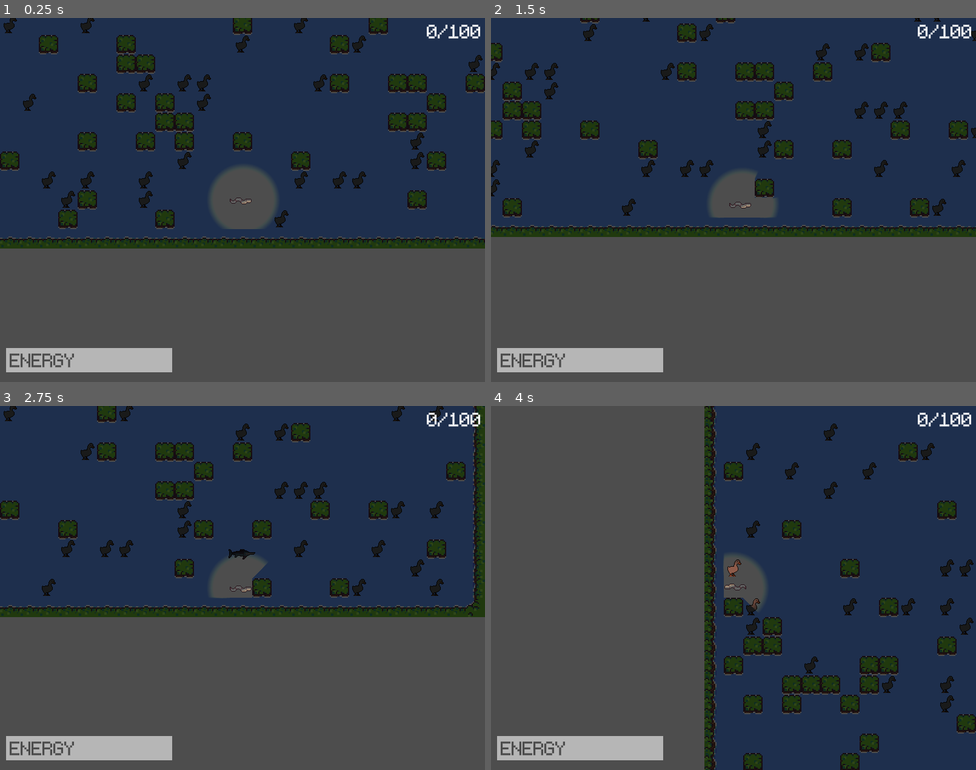
Above: before the commit, frames 1-4 (two rows, left to right).
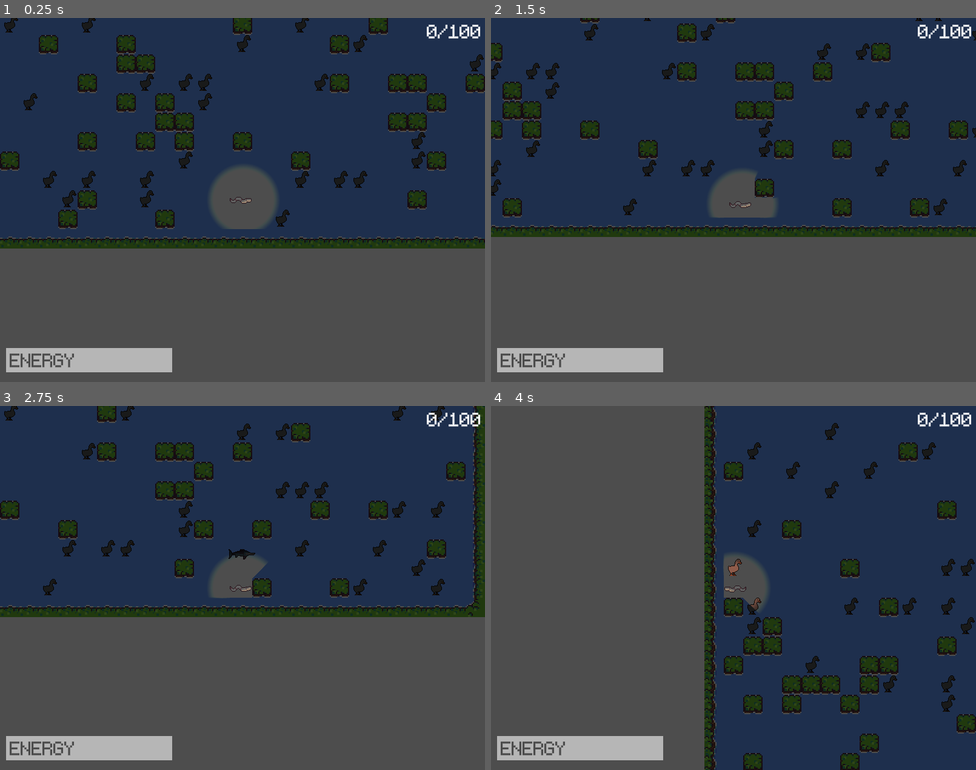
Above: after the commit, the same moments.

Repository: Tyler4Jacobson/JUNE26-GAME-JAM
Game: Godot game, scene res://scenes/game.tscn
Same seed, same stepped clock (60 frames per second), same inputs: the game is played once before the commit and once after it.
Inputs:
- Up to frame 1 (0.25 s): no input
- Up to frame 2 (1.5 s): tap Enter (ui_accept) at 0.5, 0.77, 0.8, 1.07, 1.35 s; hold Right (ui_right) 0.53-1.28 s; hold Shift 0.53-1.28 s; hold Down (ui_down) from 1.28 s (still down)
- Up to frame 3 (2.75 s): tap Enter (ui_accept) at 1.52, 1.82, 2.3 s; tap Shift at 1.55 s; release Down (ui_down) at 2.03 s; hold Right (ui_right) from 2.03 s (still down); hold Shift from 2.03 s (still down)
- Up to frame 4 (4 s): release Right (ui_right) at 2.78 s; release Shift at 2.78 s; hold Up (ui_up) 2.78-3.53 s; tap Shift at 2.85 s; tap Enter (ui_accept) at 3.02, 3.32 s; hold Left (ui_left) from 3.53 s (still down); hold Enter (ui_accept) from 3.53 s (still down)

The runs differ from the first frame. In frame 1, 0.7% of the frame differs, in the area x 0-100%, y 0-58%; in frame 2, 0.7%, in the area x 0-100%, y 0-55%; in frame 3, 0.7%; in frame 4, 0.6%.

Commit message:
added animations and a bit of cleanup

Diff:
--- a/scenes/coin.tscn
+++ /dev/null
@@ -1,29 +0,0 @@
-[gd_scene format=3 uid="uid://dvjkburcx7lss"]
-
-[ext_resource type="Script" uid="uid://87d4v70m7scj" path="res://scripts/coin.gd" id="1_i64fm"]
-[ext_resource type="Texture2D" uid="uid://drgo603wwx1u0" path="res://assets/art/goose.png" id="2_i64fm"]
-
-[sub_resource type="AtlasTexture" id="AtlasTexture_11l1o"]
-atlas = ExtResource("2_i64fm")
-region = Rect2(19, 0, 29, 38)
-
-[sub_resource type="CanvasItemMaterial" id="CanvasItemMaterial_i64fm"]
-light_mode = 2
-
-[sub_resource type="RectangleShape2D" id="RectangleShape2D_i64fm"]
-size = Vector2(8, 8)
-
-[node name="Coin" type="Area2D" unique_id=377994511]
-collision_mask = 2
-script = ExtResource("1_i64fm")
-
-[node name="Sprite2D" type="Sprite2D" parent="." unique_id=1751749721]
-texture_filter = 1
-scale = Vector2(0.5, 0.5)
-texture = SubResource("AtlasTexture_11l1o")
-
-[node name="CollisionShape2D" type="CollisionShape2D" parent="." unique_id=2040189817]
-material = SubResource("CanvasItemMaterial_i64fm")
-shape = SubResource("RectangleShape2D_i64fm")
-
-[connection signal="body_entered" from="." to="." method="_on_body_entered"]
--- a/scenes/enemy.tscn
+++ b/scenes/enemy.tscn
@@ -7,9 +7,41 @@
 [sub_resource type="CanvasItemMaterial" id="CanvasItemMaterial_4ra3w"]
 light_mode = 2
 
-[sub_resource type="AtlasTexture" id="AtlasTexture_5uy6h"]
+[sub_resource type="AtlasTexture" id="AtlasTexture_4ra3w"]
 atlas = ExtResource("2_4ra3w")
-region = Rect2(0, 0, 48, 0)
+region = Rect2(0, 0, 48, 48)
+
+[sub_resource type="AtlasTexture" id="AtlasTexture_c4w8v"]
+atlas = ExtResource("2_4ra3w")
+region = Rect2(48, 0, 48, 48)
+
+[sub_resource type="AtlasTexture" id="AtlasTexture_xwavj"]
+atlas = ExtResource("2_4ra3w")
+region = Rect2(96, 0, 48, 48)
+
+[sub_resource type="AtlasTexture" id="AtlasTexture_nenq2"]
+atlas = ExtResource("2_4ra3w")
+region = Rect2(144, 0, 48, 48)
+
+[sub_resource type="SpriteFrames" id="SpriteFrames_md484"]
+animations = [{
+"frames": [{
+"duration": 1.0,
+"texture": SubResource("AtlasTexture_4ra3w")
+}, {
+"duration": 1.0,
+"texture": SubResource("AtlasTexture_c4w8v")
+}, {
+"duration": 1.0,
+"texture": SubResource("AtlasTexture_xwavj")
+}, {
+"duration": 1.0,
+"texture": SubResource("AtlasTexture_nenq2")
+}],
+"loop": true,
+"name": &"default",
+"speed": 10.0
+}]
 
 [sub_resource type="Gradient" id="Gradient_g2els"]
 offsets = PackedFloat32Array(0, 0.23728813, 0.44067797)
@@ -35,14 +67,15 @@
 collision_mask = 2
 script = ExtResource("1_md0e3")
 
-[node name="Sprite2D" type="Sprite2D" parent="." unique_id=897099604]
+[node name="AnimatedSprite2D" type="AnimatedSprite2D" parent="." unique_id=1148171354]
 visibility_layer = 512
 texture_filter = 1
 use_parent_material = true
 scale = Vector2(0.5, 0.5)
-texture = SubResource("AtlasTexture_5uy6h")
+sprite_frames = SubResource("SpriteFrames_md484")
+autoplay = "default"
 
-[node name="PointLight2D" type="PointLight2D" parent="Sprite2D" unique_id=2080079418]
+[node name="PointLight2D" type="PointLight2D" parent="AnimatedSprite2D" unique_id=2132324865]
 visible = false
 enabled = false
 color = Color(1, 0.35686275, 0.1764706, 1)
--- /dev/null
+++ b/scenes/goose.tscn
@@ -0,0 +1,51 @@
+[gd_scene format=3 uid="uid://dvjkburcx7lss"]
+
+[ext_resource type="Script" uid="uid://dlhpuvtcx6l5h" path="res://scripts/goose.gd" id="1_wf0t2"]
+[ext_resource type="Texture2D" uid="uid://drgo603wwx1u0" path="res://assets/art/goose.png" id="2_g7ad0"]
+
+[sub_resource type="AtlasTexture" id="AtlasTexture_wf0t2"]
+atlas = ExtResource("2_g7ad0")
+region = Rect2(0, 0, 64, 64)
+
+[sub_resource type="AtlasTexture" id="AtlasTexture_g7ad0"]
+atlas = ExtResource("2_g7ad0")
+region = Rect2(64, 0, 64, 64)
+
+[sub_resource type="SpriteFrames" id="SpriteFrames_rsotj"]
+animations = [{
+"frames": [{
+"duration": 1.0,
+"texture": SubResource("AtlasTexture_wf0t2")
+}, {
+"duration": 1.0,
+"texture": SubResource("AtlasTexture_g7ad0")
+}],
+"loop": true,
+"name": &"default",
+"speed": 10.0
+}]
+
+[sub_resource type="CanvasItemMaterial" id="CanvasItemMaterial_i64fm"]
+light_mode = 2
+
+[sub_resource type="RectangleShape2D" id="RectangleShape2D_i64fm"]
+size = Vector2(8, 8)
+
+[node name="Goose" type="Area2D" unique_id=377994511]
+collision_mask = 2
+script = ExtResource("1_wf0t2")
+
+[node name="AnimatedSprite2D" type="AnimatedSprite2D" parent="." unique_id=1923127763]
+texture_filter = 1
+position = Vector2(0, 6)
+scale = Vector2(0.5, 0.5)
+sprite_frames = SubResource("SpriteFrames_rsotj")
+autoplay = "default"
+frame = 1
+frame_progress = 1.0
+
+[node name="CollisionShape2D" type="CollisionShape2D" parent="." unique_id=2040189817]
+material = SubResource("CanvasItemMaterial_i64fm")
+shape = SubResource("RectangleShape2D_i64fm")
+
+[connection signal="body_entered" from="." to="." method="_on_body_entered"]
--- a/scenes/player.tscn
+++ b/scenes/player.tscn
@@ -2,11 +2,91 @@
 
 [ext_resource type="Script" uid="uid://cu3b5xwm1ic26" path="res://scripts/player.gd" id="1_s027a"]
 [ext_resource type="Texture2D" uid="uid://bqbtnth3bvey3" path="res://assets/art/eel.png" id="2_g2els"]
+[ext_resource type="Texture2D" uid="uid://dekafm4ycin08" path="res://assets/art/stun.png" id="3_dqkch"]
 [ext_resource type="FontFile" uid="uid://bib6ecw518x3t" path="res://assets/monogram-extended.ttf" id="3_qhqgy"]
 
 [sub_resource type="AtlasTexture" id="AtlasTexture_qhqgy"]
 atlas = ExtResource("2_g2els")
-region = Rect2(0, 0, 48, 0)
+region = Rect2(0, 0, 48, 48)
+
+[sub_resource type="AtlasTexture" id="AtlasTexture_dqkch"]
+atlas = ExtResource("2_g2els")
+region = Rect2(48, 0, 48, 48)
+
+[sub_resource type="AtlasTexture" id="AtlasTexture_qlg0r"]
+atlas = ExtResource("2_g2els")
+region = Rect2(96, 0, 48, 48)
+
+[sub_resource type="AtlasTexture" id="AtlasTexture_tuyoq"]
+atlas = ExtResource("2_g2els")
+region = Rect2(144, 0, 48, 48)
+
+[sub_resource type="AtlasTexture" id="AtlasTexture_fjrip"]
+atlas = ExtResource("3_dqkch")
+region = Rect2(0, 0, 48, 48)
+
+[sub_resource type="AtlasTexture" id="AtlasTexture_smehm"]
+atlas = ExtResource("3_dqkch")
+region = Rect2(48, 0, 48, 48)
+
+[sub_resource type="AtlasTexture" id="AtlasTexture_ur7pv"]
+atlas = ExtResource("3_dqkch")
+region = Rect2(96, 0, 48, 48)
+
+[sub_resource type="AtlasTexture" id="AtlasTexture_y4r1p"]
+atlas = ExtResource("3_dqkch")
+region = Rect2(144, 0, 48, 48)
+
+[sub_resource type="AtlasTexture" id="AtlasTexture_d2wvv"]
+atlas = ExtResource("3_dqkch")
+region = Rect2(192, 0, 48, 48)
+
+[sub_resource type="AtlasTexture" id="AtlasTexture_3v2ag"]
+atlas = ExtResource("3_dqkch")
+region = Rect2(240, 0, 48, 48)
+
+[sub_resource type="SpriteFrames" id="SpriteFrames_fjrip"]
+animations = [{
+"frames": [{
+"duration": 1.0,
+"texture": SubResource("AtlasTexture_qhqgy")
+}, {
+"duration": 1.0,
+"texture": SubResource("AtlasTexture_dqkch")
+}, {
+"duration": 1.0,
+"texture": SubResource("AtlasTexture_qlg0r")
+}, {
+"duration": 1.0,
+"texture": SubResource("AtlasTexture_tuyoq")
+}],
+"loop": true,
+"name": &"idle",
+"speed": 10.0
+}, {
+"frames": [{
+"duration": 1.0,
+"texture": SubResource("AtlasTexture_fjrip")
+}, {
+"duration": 1.0,
+"texture": SubResource("AtlasTexture_smehm")
+}, {
+"duration": 1.0,
+"texture": SubResource("AtlasTexture_ur7pv")
+}, {
+"duration": 1.0,
+"texture": SubResource("AtlasTexture_y4r1p")
+}, {
+"duration": 1.0,
+"texture": SubResource("AtlasTexture_d2wvv")
+}, {
+"duration": 1.0,
+"texture": SubResource("AtlasTexture_3v2ag")
+}],
+"loop": false,
+"name": &"stun",
+"speed": 10.0
+}]
 
 [sub_resource type="CanvasItemMaterial" id="CanvasItemMaterial_g2els"]
 light_mode = 2
@@ -44,17 +124,19 @@
 collision_layer = 3
 script = ExtResource("1_s027a")
 
-[node name="Sprite2D" type="Sprite2D" parent="." unique_id=897099604]
+[node name="AnimatedSprite2D" type="AnimatedSprite2D" parent="." unique_id=916664581]
 light_mask = 0
+z_index = 1
 texture_filter = 1
 scale = Vector2(0.5, 0.5)
-texture = SubResource("AtlasTexture_qhqgy")
-
-[node name="PointLight2D" type="PointLight2D" parent="Sprite2D" unique_id=2080079418]
+sprite_frames = SubResource("SpriteFrames_fjrip")
+animation = &"idle"
+autoplay = "idle"
+
+[node name="PointLight2D" type="PointLight2D" parent="AnimatedSprite2D" unique_id=2080079418]
 light_mask = 513
 visibility_layer = 513
 material = SubResource("CanvasItemMaterial_g2els")
-scale = Vector2(2, 2)
 energy = 5.0
 shadow_enabled = true
 shadow_color = Color(0, 0, 0, 1)
--- a/scenes/playground.tscn
+++ b/scenes/playground.tscn
@@ -3,7 +3,7 @@
 [ext_resource type="Texture2D" uid="uid://ql6py4k1qe7r" path="res://assets/art/tiles_atlas.png" id="1_kddj0"]
 [ext_resource type="PackedScene" uid="uid://ct67ejvdimnl5" path="res://scenes/player.tscn" id="2_q8s1k"]
 [ext_resource type="PackedScene" uid="uid://biumn8qgadcdv" path="res://scenes/enemy.tscn" id="3_mm0a5"]
-[ext_resource type="PackedScene" uid="uid://dvjkburcx7lss" path="res://scenes/coin.tscn" id="4_mm0a5"]
+[ext_resource type="PackedScene" uid="uid://dvjkburcx7lss" path="res://scenes/goose.tscn" id="4_mm0a5"]
 [ext_resource type="Texture2D" uid="uid://cud74ci86w2nr" path="res://assets/art/topdown.png" id="4_q8s1k"]
 
 [sub_resource type="CanvasItemMaterial" id="CanvasItemMaterial_kddj0"]
--- a/scripts/coin.gd
+++ /dev/null
@@ -1,8 +0,0 @@
-extends Area2D
-
-# Coin mask is on the layer that the player occupies
-func _on_body_entered(_body: Node2D) -> void:
-	#increment score counter
-	game_manager.pickup()
-	# Remove coin from scene
-	queue_free()
--- a/scripts/enemy.gd
+++ b/scripts/enemy.gd
@@ -1,6 +1,6 @@
 extends CharacterBody2D
 
-@onready var sprite_2d = $Sprite2D
+@onready var animated_sprite_2d: AnimatedSprite2D = $AnimatedSprite2D
 
 var tile_map: TileMapLayer
 var player: CharacterBody2D
@@ -30,8 +30,8 @@
 	if stun_timer > 0:
 		stun_timer -= delta
 
+	# If the player moves, update the path
 	var interval = 0.5
-	# If the player moves, update the path
 	if is_moving:
 		timer += delta
 		if timer >= interval:
@@ -80,14 +80,18 @@
 		return
 
 	global_position = tile_map.map_to_local(next_position)
-	sprite_2d.global_position = tile_map.map_to_local(original_position)
+	animated_sprite_2d.global_position = tile_map.map_to_local(original_position)
+	if start_cell.x > target_cell.x:
+		animated_sprite_2d.flip_h = true
+	else:
+		animated_sprite_2d.flip_h = false
 
 	# make the enemy sprite slide nicely
 	if sprite_node_pos_tween:
 		sprite_node_pos_tween.kill()
 	sprite_node_pos_tween = create_tween()
 	sprite_node_pos_tween.set_process_mode(Tween.TWEEN_PROCESS_PHYSICS)
-	sprite_node_pos_tween.tween_property(sprite_2d, "global_position", global_position, 0.185)
+	sprite_node_pos_tween.tween_property(animated_sprite_2d, "global_position", global_position, 0.185)
 
 	is_moving = true
 	agro_flag = true
--- a/scripts/game.gd
+++ b/scripts/game.gd
@@ -7,19 +7,12 @@
 
 # Called when the node enters the scene tree for the first time.
 func _ready() -> void:
-	#
-	#
-	#Note this is hide() right now. This was so I could see the grid. Probably change back to show() ?
-	#
-	#
-	#$ScanCover.hide()
 	var size_x = randi_range(10, 30)
 	var size_y = randi_range(10, 30)
 
 	initialize_grid(size_x, size_y)
 	procedural.randomize_grid(ground_layer, randf_range(0.1, 0.2))
 	procedural.fill_holes(ground_layer)
-	# random levels. Placing things besides the maze is beyond the scope of me _/(<^>)\_
 
 	# Create AStarGrid after walls have been set
 	build_pathfinding_grid()
@@ -50,8 +43,6 @@
 		if not safe_spots.is_empty():
 			var location = safe_spots.pop_back()
 			playground.set_cell(location, 3, atlas_coords, 3)
-
-	#procedural.get_clear_spaces(ground_layer)
 
 # Setup of AStarGrid
 func build_pathfinding_grid() -> void:
@@ -86,14 +77,6 @@
 			valid_tiles.append(cell_pos)
 
 	return valid_tiles
-
- #Called every frame. 'delta' is the elapsed time since the previous frame.
-#func _process(_delta: float) -> void:
-	#pass
-	##if Input.is_action_pressed("ui_accept") and $ScanCover.visible == true:
-		##$PointLight2D.enabled = true
-	##elif Input.is_action_just_released("ui_accept") and $ScanCover.visible == false: #Input.is_action_just_released("ui_up") or Input.is_action_just_released("ui_down") or Input.is_action_just_released("ui_left") or Input.is_action_just_released("ui_right"):
-		##$PointLight2D.enabled = false
 
 func initialize_grid(size_x: int, size_y: int):
 	for x in range(size_x*-1, size_x):
--- /dev/null
+++ b/scripts/goose.gd
@@ -0,0 +1,8 @@
+extends Area2D
+
+# Goose mask is on the layer that the player occupies
+func _on_body_entered(_body: Node2D) -> void:
+	# increment score counter
+	game_manager.pickup()
+	# Remove goose from scene
+	queue_free()
--- a/scripts/killzone.gd
+++ b/scripts/killzone.gd
@@ -3,7 +3,6 @@
 @onready var timer = $Timer
 
 @onready var death_sound_player: AudioStreamPlayer = $death_sound_player
-
 
 # killzone collision mask on layer 2
 # same as the player layer
--- a/scripts/player.gd
+++ b/scripts/player.gd
@@ -17,9 +17,9 @@
 var big_light_color = Color(0.992, 0.447, 0.035)
 
 @onready var score_label: Label = $Camera2D/score
-@onready var point_light_2d: PointLight2D = $Sprite2D/PointLight2D
+@onready var point_light_2d: PointLight2D = $AnimatedSprite2D/PointLight2D
 @onready var light_area: Area2D = $Area2D
-@onready var sprite_2d: Sprite2D = $Sprite2D
+@onready var sprite_2d: AnimatedSprite2D = $AnimatedSprite2D
 @onready var energy_1: ColorRect = $Camera2D/stun_container/energy_1
 @onready var energy_2: ColorRect = $Camera2D/stun_container/energy_2
 @onready var energy_3: ColorRect = $Camera2D/stun_container/energy_3
@@ -54,9 +54,11 @@
 			var query = PhysicsRayQueryParameters2D.create(global_position, target.global_position)
 			query.exclude = [self.get_rid()]
 			if target.has_method("apply_stun"):
+				sprite_2d.play("stun")
 				enemies.append(target)
 				target.apply_stun(2.0)
-
+				await sprite_2d.animation_finished
+				sprite_2d.play("idle")
 
 	display_score()
 	movement_manager(delta)
@@ -68,7 +70,6 @@
 	var movement_vector = Vector2.ZERO
 
 	timer += delta
-	#print(timer, interval)
 	# Governer slows down movement
 	if timer >= base_interval:
 		if Input.is_action_pressed("ui_up") and Input.is_action_pressed("ui_left") and !$nw.is_colliding():
@@ -101,11 +102,11 @@
 
 func _move(dir: Vector2):
 	global_position += dir * tile_size
-	$Sprite2D.global_position -= dir * tile_size
-	if dir.x > 0.0:
-		$Sprite2D.global_rotation = deg_to_rad(0)
-	elif dir.x < 0.0:
-		$Sprite2D.global_rotation = deg_to_rad(180)
+	sprite_2d.global_position -= dir * tile_size
+	if dir.x < 0.0:
+		sprite_2d.flip_h = true
+	elif dir.x > 0.0:
+		sprite_2d.flip_h = false
 	$Camera2D.global_position -= dir * tile_size
 
 	if sprite_node_pos_tween:
@@ -116,7 +117,7 @@
 	camera_pos_tween = create_tween()
 	sprite_node_pos_tween.set_process_mode(Tween.TWEEN_PROCESS_PHYSICS)
 	camera_pos_tween.set_process_mode(Tween.TWEEN_PROCESS_PHYSICS)
-	sprite_node_pos_tween.tween_property($Sprite2D, "global_position", global_position, 0.185)
+	sprite_node_pos_tween.tween_property(sprite_2d, "global_position", global_position, 0.185)
 	camera_pos_tween.tween_property($Camera2D, "global_position", global_position, 0.25)
 
 func update_light(on: bool) -> void:
--- a/scripts/procedural.gd
+++ b/scripts/procedural.gd
@@ -78,8 +78,6 @@
 			ground_layer.set_cell(cell, 0, occupied_pos)
 
 
-	pass
-
 static func get_clear_spaces(ground_layer: TileMapLayer) -> Array[Vector2i]:
 	var clear_cells: Array[Vector2i] = []
 	for cell_coords in ground_layer.get_used_cells():
Binary file added: assets/art/stun.png
Not shown, added: assets/art/stun.png.import
Not shown, removed: scripts/coin.gd.uid
Not shown, added: scripts/goose.gd.uid
